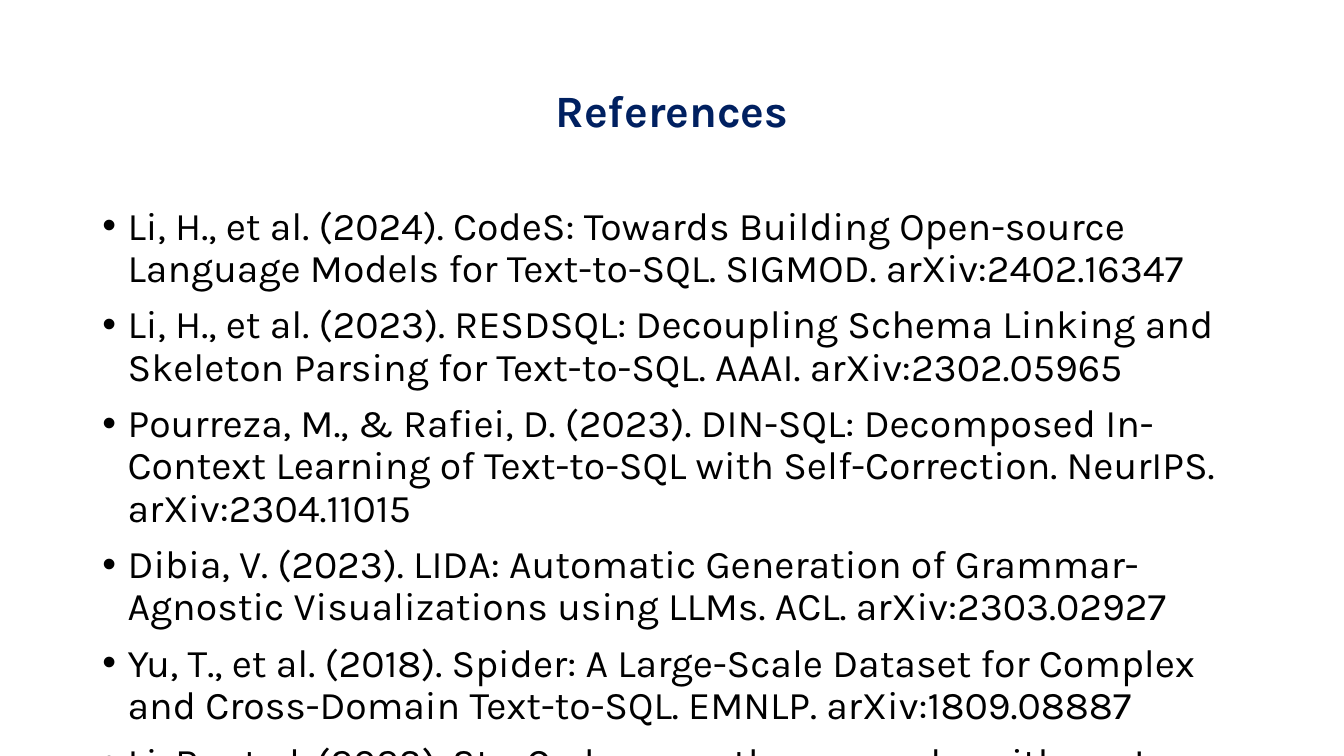
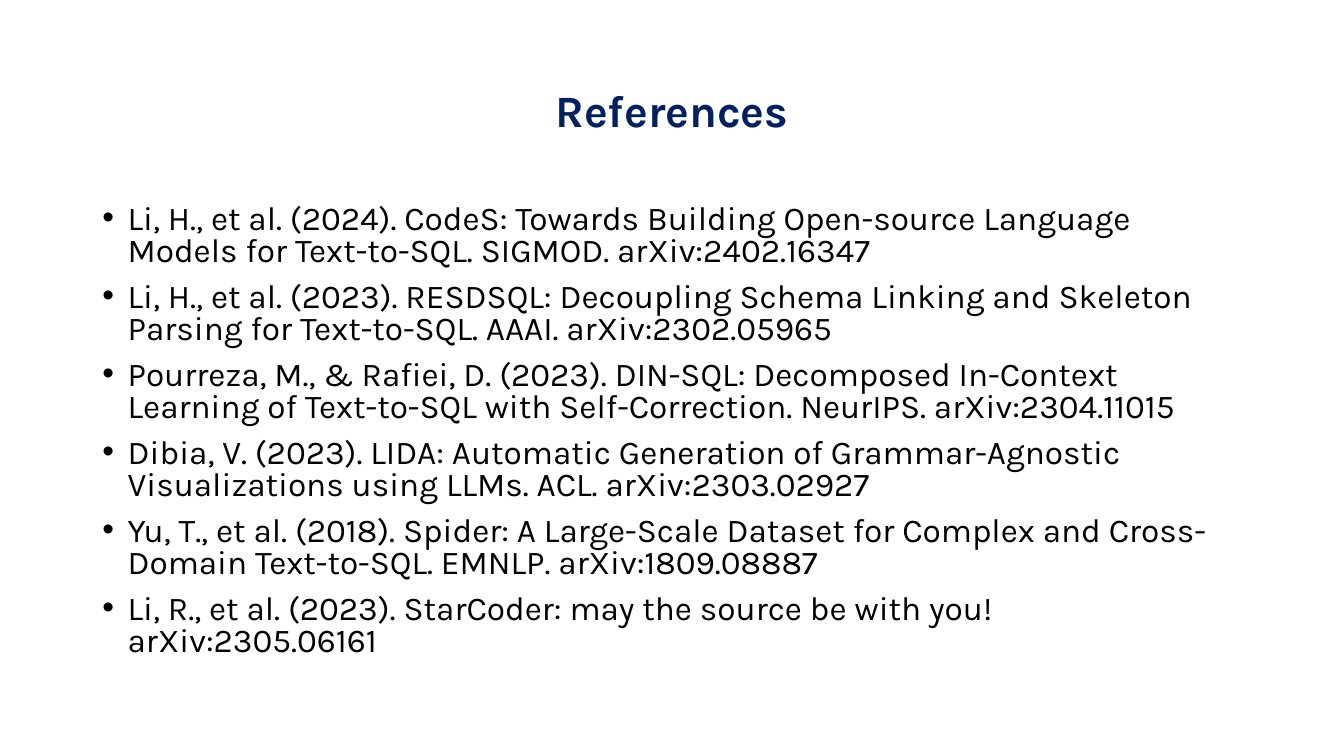
Before and after one commit to jayakanthh/QueryGenie, a slide deck: slide 9 of docs/reviews/Review2_QueryGenie.pptx. Drawn at 1344x756 pixels with LibreOffice and Linux fonts; fonts in the diff are those of the drawing; background and template pictures are left out. Boxes give left, top, right and bottom in pixels: in the first picture for what was removed or moved away, otherwise in the second. Text is boxed around its words. In the diff, an @@ line names an element or a change of style, - is before the commit and + after.

```diff
--- a/docs/reviews/Review2_QueryGenie.pptx
+++ b/docs/reviews/Review2_QueryGenie.pptx
@@ text "Li, H., et al. (2024). ..." at (128, 206, 1206, 653): size 28 to 23.8 pt; line spacing 0.9 to 0.8 @@
```
Also in this commit, not shown: 6 other slides changed, 3 other files.
